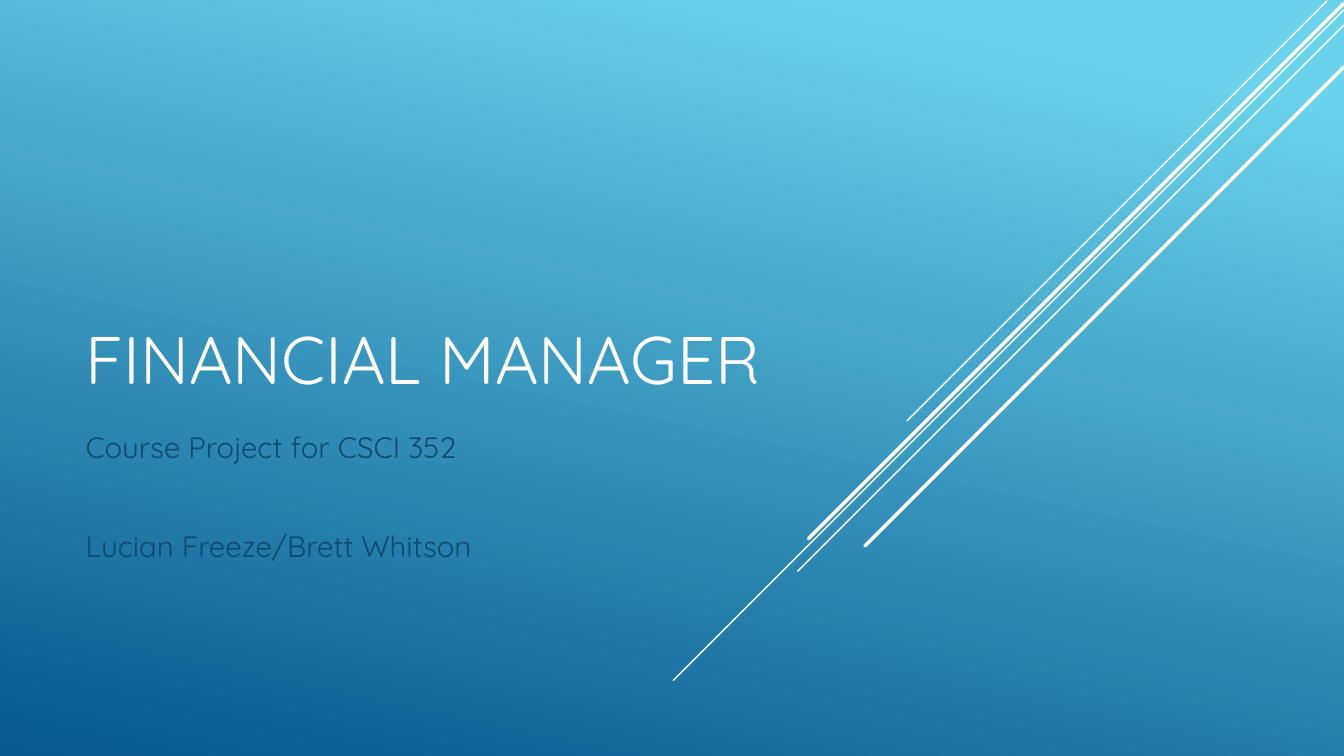
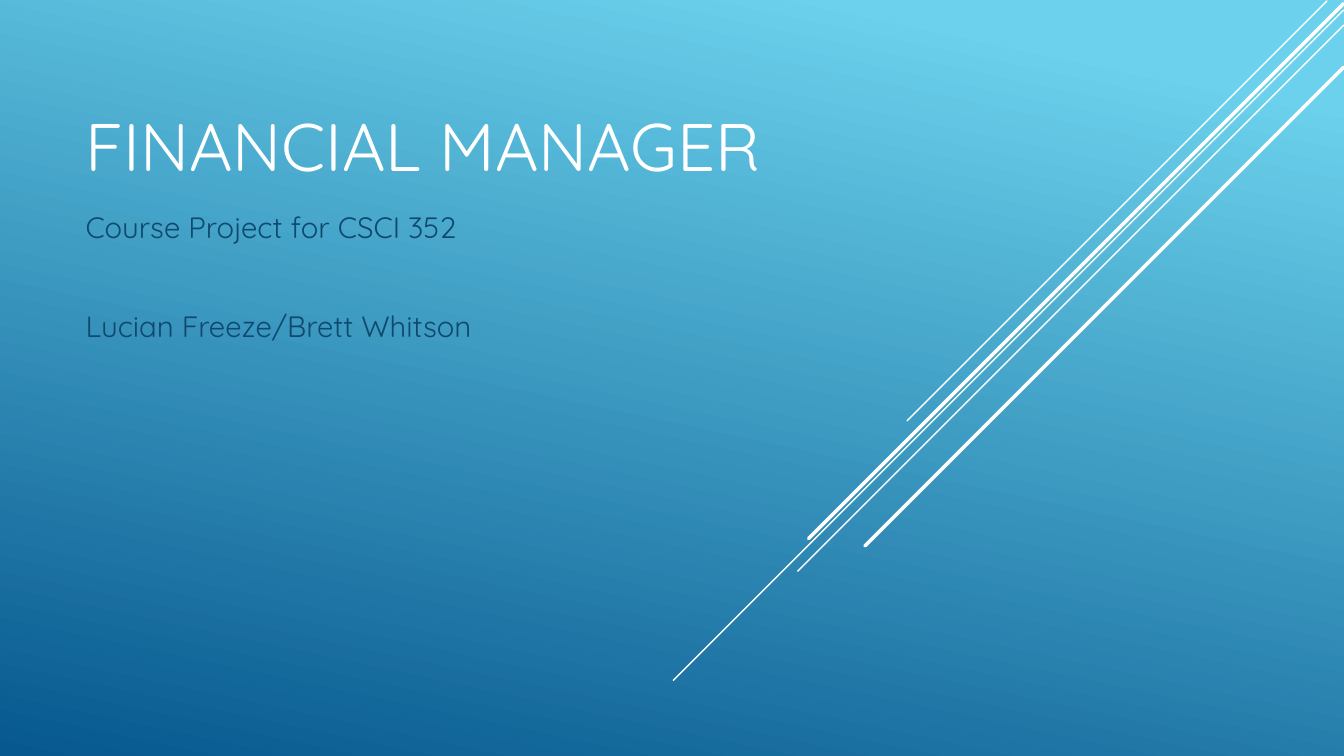
Before and after one commit to lucianfreeze/CSCI352-Project-Freeze-Whitson, a slide deck: slide 1 of 352 project presentation.pptx. Drawn at 1344x756 pixels with LibreOffice and Linux fonts; fonts in the diff are those of the drawing. Boxes give left, top, right and bottom in pixels: in the first picture for what was removed or moved away, otherwise in the second. Text is boxed around its words. In the diff, an @@ line names an element or a change of style, - is before the commit and + after.

```diff
--- a/352 project presentation.pptx
+++ b/352 project presentation.pptx
@@ title "FINANCIAL MANAGER": place and size @@
-title "FINANCIAL MANAGER" at [86,336,761,385]
+title "FINANCIAL MANAGER" at [86,123,761,172]
@@ subtitle "Course Project for CSCI 352": place and size @@
-subtitle "Course Project for CSCI 352" at [86,436,471,560]
+subtitle "Course Project for CSCI 352" at [86,216,471,341]
```
Also in this commit, not shown: 4 other slides changed, 2 other files.
